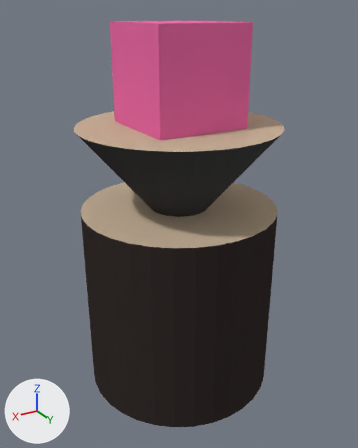
The Blender file Assets/Objects/Blender/testObj.blend: old version first, new version second.
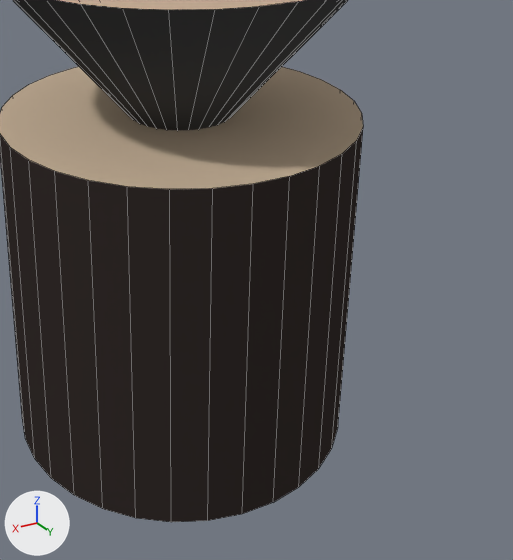
Each version is shown whole from a 50 mm lens placed at (2.46, 4.1, 2.85), pointed at (0.02, 0.03, 0.81), then close up on the part from 23% to 100% of the width and 33% to 100% of the height. Arrows for +X, +Y and +Z are at lower left; the lights stay in place. The close-ups show mesh edges as thin lines.
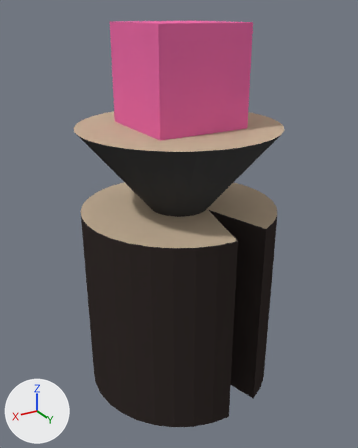
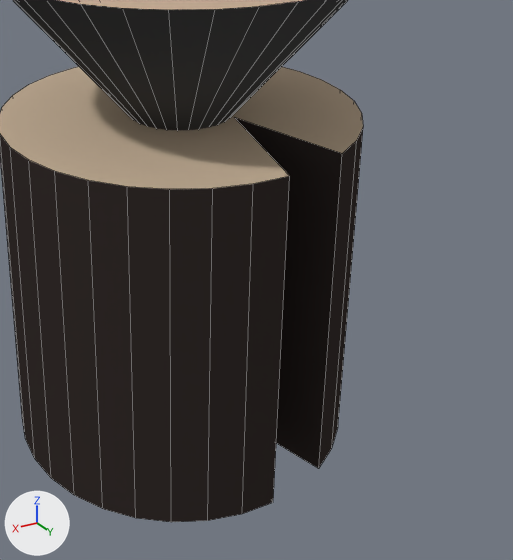
Changed parts and their boxes (x1, y1, x2, y2) in the close-ups (513 x 560 px; the box of a moved part takes in the faces that stretch with it):
part 1 of me_cylinder, moved or reshaped
    before: (0, 67, 363, 502)
    after: (0, 67, 363, 469)

The change, as a list of edits to the scene's bpy script:
```text
Change me_cylinder:
    where me_cylinder.from_pydata(...)  # 97 vertices, 67 faces; spans x -1.0..1.0, y -1.0..1.0, z -1.0..1.84
    used by ob_cylinder; location = (0.0, 0.0, 0.0)
    me_cylinder part 1
    me_cylinder.vertices[62].co: (-0.2, 0.98, -1.0) -> (-0.2, 0.24, -1.0)  # pixel (298, 487) -> not seen
    me_cylinder.vertices[63].co: (-0.2, 0.98, 1.0) -> (-0.2, 0.24, 1.0)  # pixel (319, 165) -> pixel (234, 117)
```
